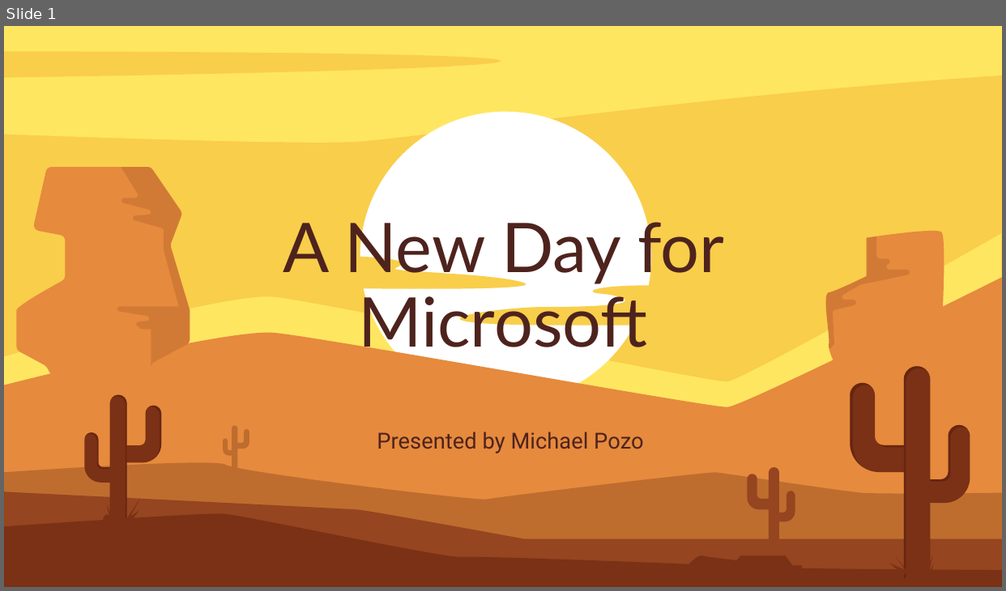
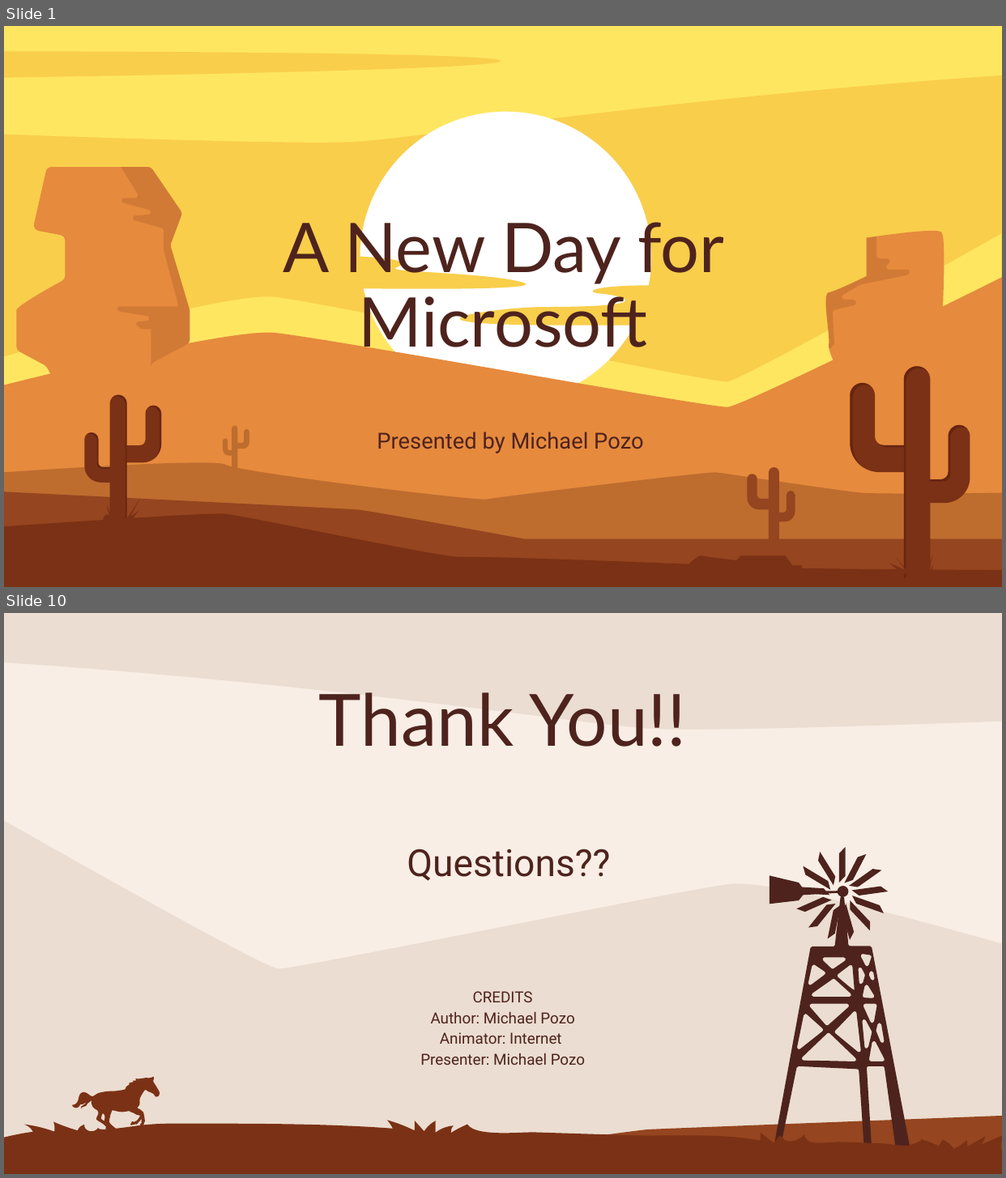
Before and after one commit to michael-pozo/Movie-Data-Analysis-, a slide deck: Movie Industry Analysis .pptx. Shown one above the other, each under a label of ours: slide 1 before the commit, slides 1 and 10 after it; the slides between them are not shown. The pictures are 1006x591 and 1006x1178 pixels, drawn with LibreOffice and Linux fonts; fonts in the diff are those of the drawing. Boxes give left, top, right and bottom in pixels: in the first picture for what was removed or moved away, otherwise in the second. Text is boxed around its words. In the diff, an @@ line names an element or a change of style, - is before the commit and + after.

```diff
--- a/Movie Industry Analysis .pptx
+++ b/Movie Industry Analysis .pptx
@@ slide 10 added at [4, 613, 1002, 1174], background #F8EEE5 @@
@@ freeform shape added at [4, 613, 1002, 730], fill #EBDDD1 @@
@@ title added at [319, 692, 687, 747], 69.3 pt, text #4E231D @@
+Thank You!!
@@ freeform shape added at [4, 820, 1002, 1174], fill #EBDDD1 @@
@@ subtitle added at [407, 849, 610, 881], 36 pt, text #4E231D @@
+Questions??
@@ group added at [769, 847, 910, 1174]: 16 freeform shapes @@
@@ text added at [420, 991, 585, 1065], 14.7 pt, text #4E231D @@
+CREDITS
+Author: Michael Pozo
+Animator: Internet
+Presenter: Michael Pozo
@@ freeform shape added at [72, 1077, 160, 1133], fill #7B3115 @@
@@ freeform shape added at [4, 1116, 1002, 1174], fill #95451F @@
@@ freeform shape added at [4, 1121, 1002, 1174], fill #7B3115 @@
```
Also in this commit, not shown: 6 slides changed, 2 other slides added, 6 other files.
